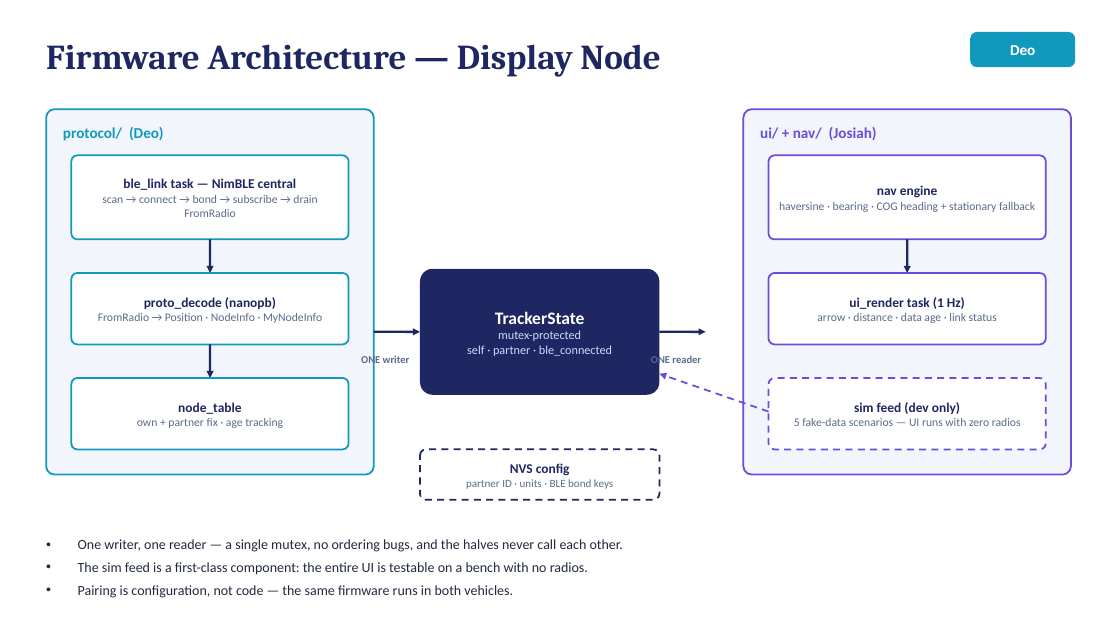
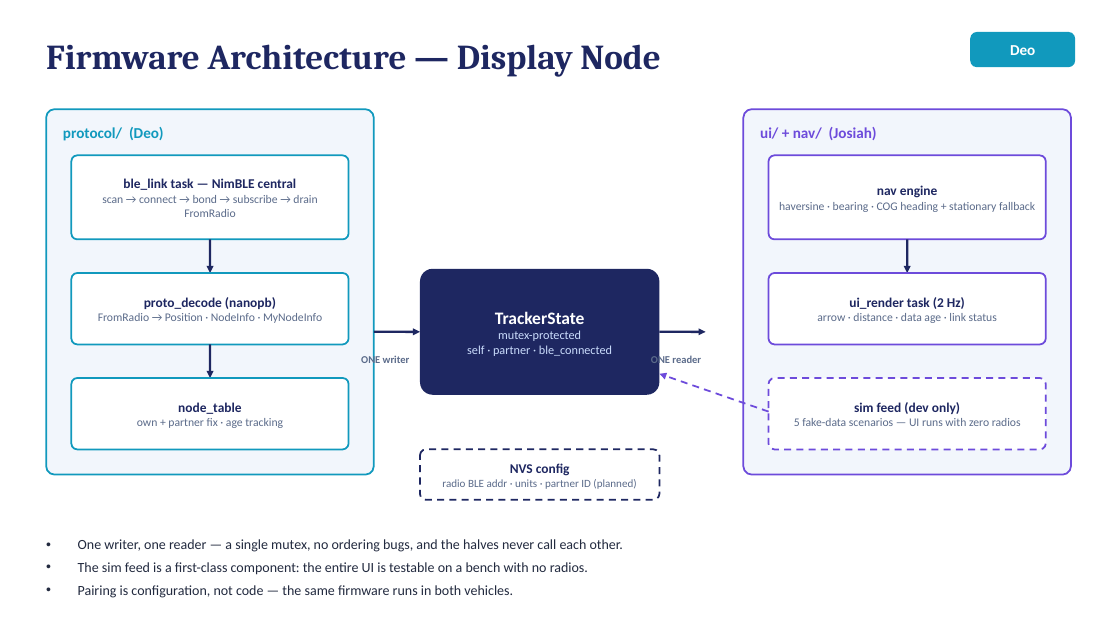
Before and after one commit to deosgracius/offgrid-vehicle-tracker, a slide deck: slide 6 of docs/presentations/Group9_Presentation2_Weeks1-2.pptx. Drawn at 1120x630 pixels with LibreOffice and Linux fonts; fonts in the diff are those of the drawing. Boxes give left, top, right and bottom in pixels: in the first picture for what was removed or moved away, otherwise in the second. Text is boxed around its words. In the diff, an @@ line names an element or a change of style, - is before the commit and + after.

```diff
--- a/docs/presentations/Group9_Presentation2_Weeks1-2.pptx
+++ b/docs/presentations/Group9_Presentation2_Weeks1-2.pptx
@@ text at (x1=849, y1=297, x2=965, y2=309): text changed @@
-ui_render task (1 Hz)
+ui_render task (2 Hz)
@@ text at (x1=442, y1=479, x2=636, y2=489): text changed @@
-partner ID · units · BLE bond keys
+radio BLE addr · units · partner ID (planned)
```
Also in this commit, not shown: 2 other slides changed, 1 slide added, 1 slide removed, 4 other files.
